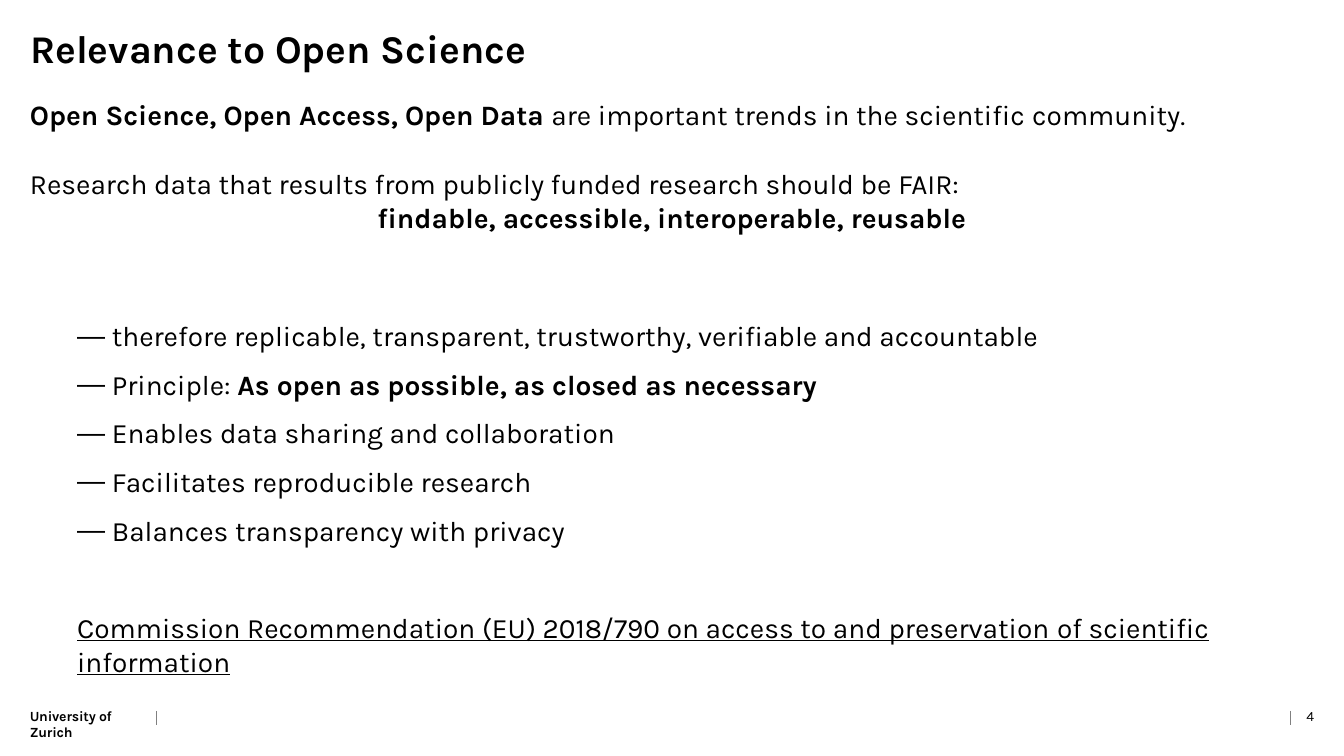
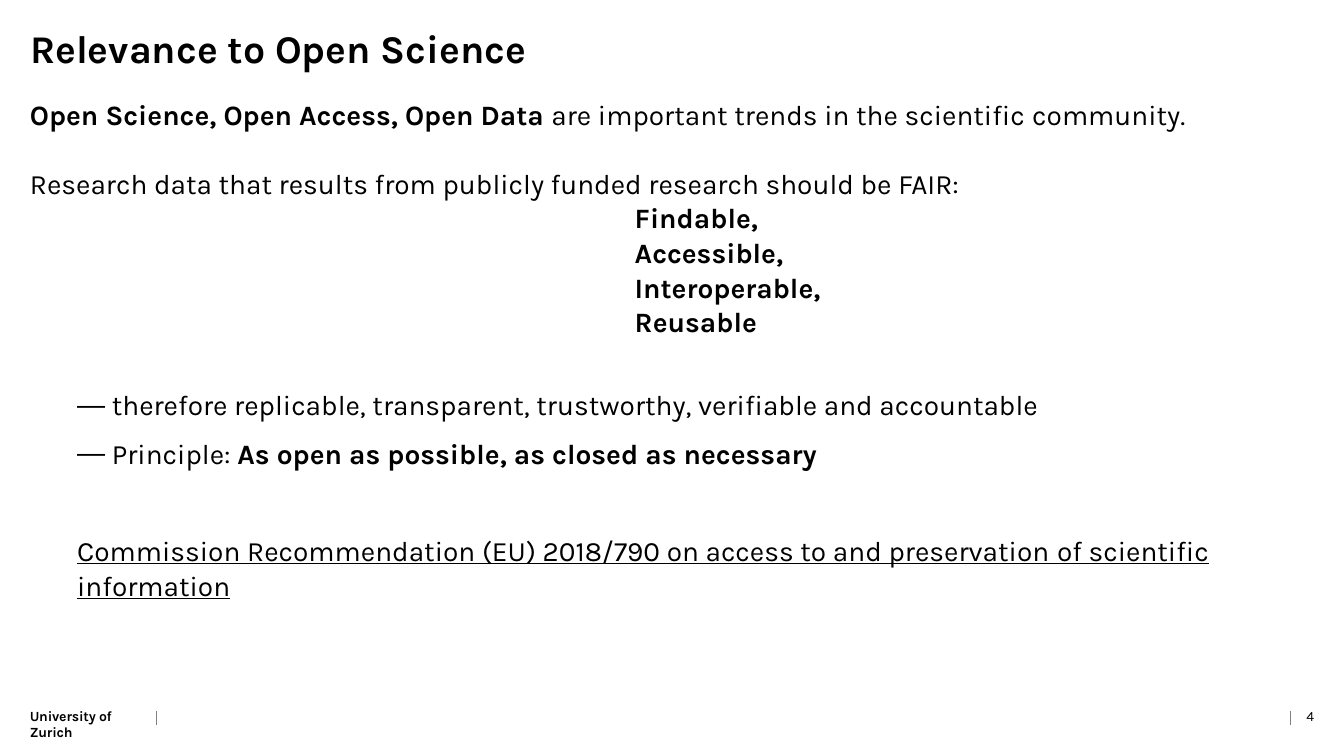
Before and after one commit to Kyoshido/2024_11-Python-project-Data-anonymization, a slide deck: slide 4 of Presentation/Presentation.pptx. Drawn at 1344x756 pixels with LibreOffice and Linux fonts; fonts in the diff are those of the drawing. Boxes give left, top, right and bottom in pixels: in the first picture for what was removed or moved away, otherwise in the second. Text is boxed around its words. In the diff, an @@ line names an element or a change of style, - is before the commit and + after.

```diff
--- a/Presentation/Presentation.pptx
+++ b/Presentation/Presentation.pptx
@@ text at (x1=635, y1=208, x2=821, y2=333): text changed @@
-findable, accessible, interoperable, reusable
+Findable,
+Accessible,
+Interoperable,
+Reusable
@@ text at (x1=112, y1=423, x2=615, y2=548): paragraphs removed @@
-    ― Enables data sharing and collaboration
-    ― Facilitates reproducible research
-    ― Balances transparency with privacy
```
Also in this commit, not shown: 6 other slides changed, 1 slide added, 1 slide removed, 2 other files.
